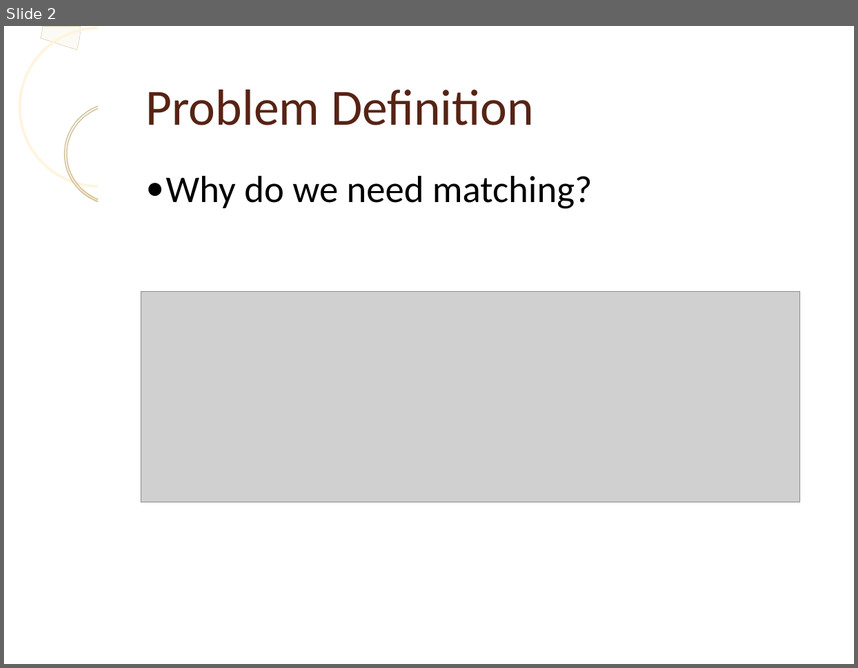
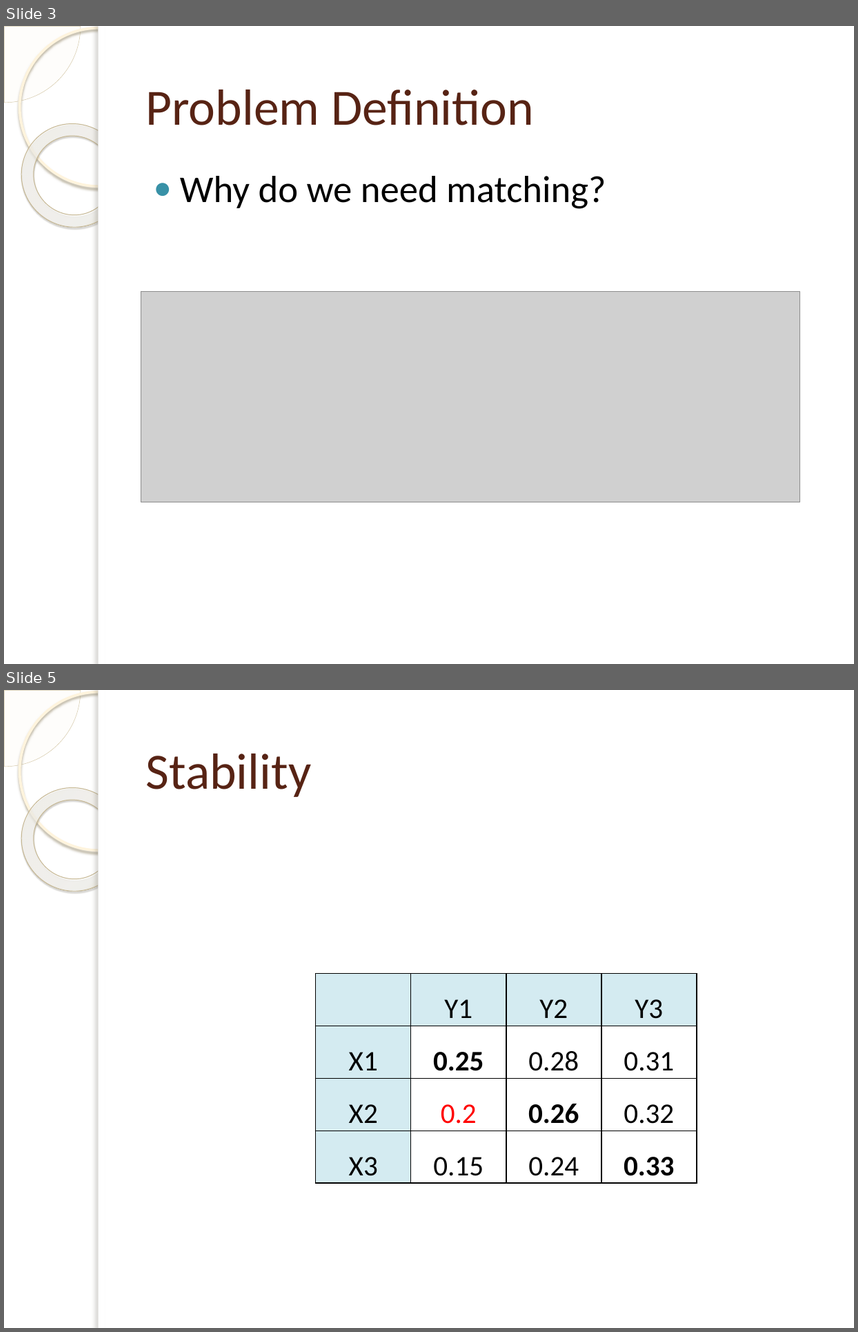
Before and after one commit to laurita/SimilaritySearch-project, a slide deck: presentation/presentation.pptx. Shown one above the other, each under a label of ours: slide 2 before the commit, slides 3 and 5 after it; the slides between them are not shown. The pictures are 858x668 and 858x1332 pixels, drawn with LibreOffice and Linux fonts; fonts in the diff are those of the drawing; grey boxes stand for pictures; background and template pictures are left out. Boxes give left, top, right and bottom in pixels: in the first picture for what was removed or moved away, otherwise in the second. Text is boxed around its words. In the diff, an @@ line names an element or a change of style, - is before the commit and + after.

```diff
--- a/presentation/presentation.pptx
+++ b/presentation/presentation.pptx
@@ slide 5 added at <box>4,690,854,1328</box>, background picture (left out); not listed: 5 template elements that a slide beside it also shows @@
@@ title added at <box>146,753,312,797</box>, 43 pt, text #572314 @@
+Stability
@@ table added at <box>316,973,697,1182</box>, 4 rows, 4 columns @@
+ | Y1 | Y2 | Y3
+X1 | 0.25 | 0.28 | 0.31
+X2 | 0.2 | 0.26 | 0.32
+X3 | 0.15 | 0.24 | 0.33
@@ what was slide 2 is now slide 3 @@
@@ slide 3 changed as well @@
@@ arch (boxed as its full ring) removed at <box>4,26,81,103</box> @@
@@ pie slice (boxed as its full ellipse) added at <box>4,26,81,103</box>, fill #FEFAF4 at 33% opacity, outline #D3C39F 0.25 pt @@
@@ ellipse at <box>19,27,177,186</box>: outline #FFF4DD 2.15 pt to #FFF5DE 2.15 pt; shadow on @@
@@ rectangle at <box>99,26,105,664</box>: shadow on @@
@@ donut at <box>4,103,146,248</box>: fill gradient #FEFAF6 to #EED18E to gradient #FFFCF6 to #FFFEFB to #F0D28E; outline #C6B792 0.57 pt to #C7B893 0.58 pt; shadow on; proportions changed; rotation 0 to 38 degrees @@
@@ text "Why do we need matching?" at <box>180,176,606,209</box>: indent changed; more space between paragraphs @@
```
Also in this commit, not shown: 8 other slides changed, 3 other slides added, 3 slides removed, 10 other files.
